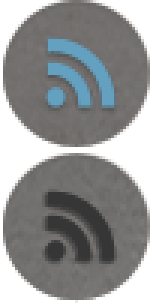
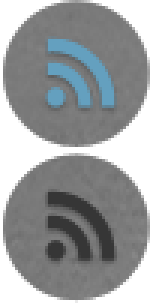
Layers edited between the first and the second 153 x 306 image:
painted on "Shape 2" over [3, 0, 150, 300]
hid "Layer 0" over [3, 0, 150, 300]
